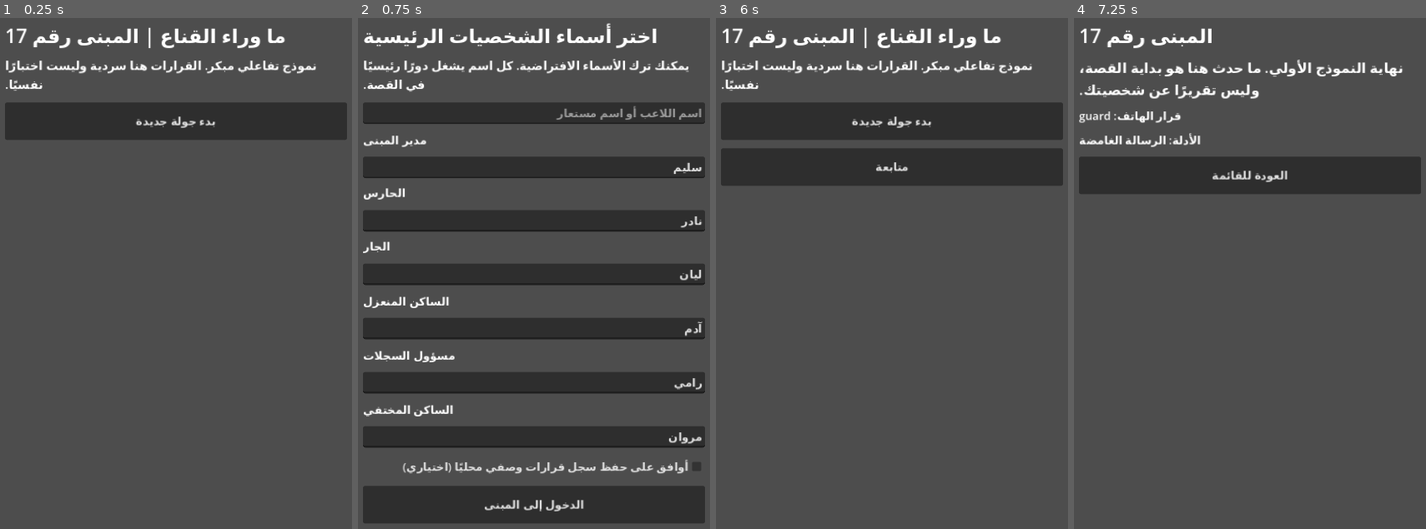
Above: before the commit, frames 1-4 (left to right).
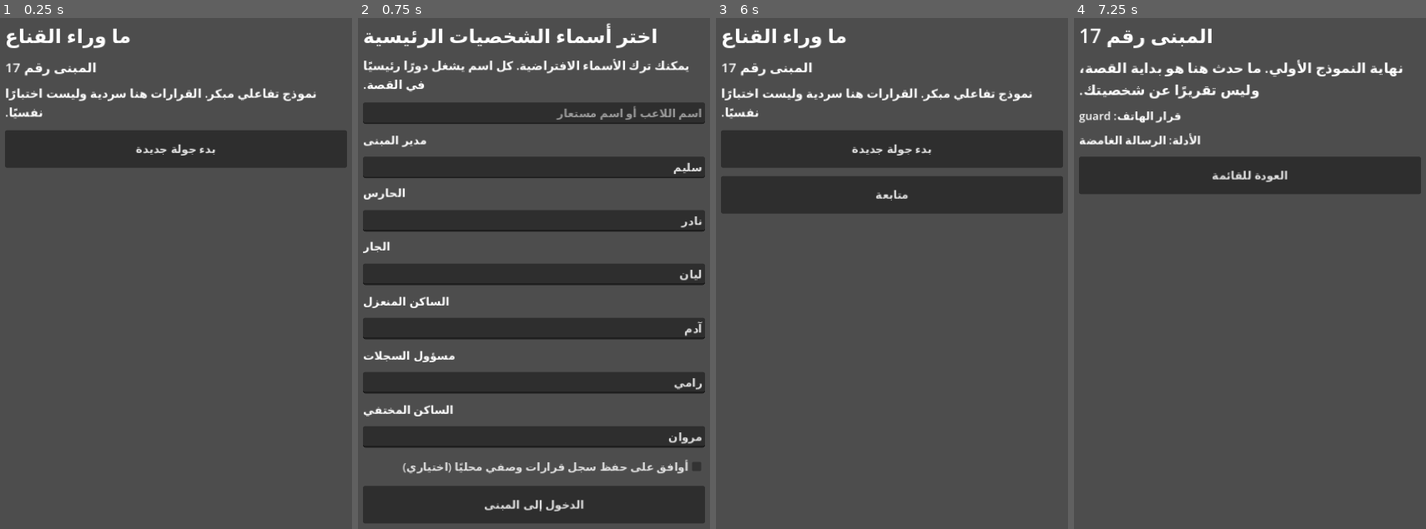
Above: after the commit, the same moments.

Repository: moh-ac-32000-del/Behind-the-Mask.-Private-
Game: Godot game, scene res://scenes/main.tscn
Same seed, same stepped clock (60 frames per second), same inputs: the game is played once before the commit and once after it.
Inputs:
- Up to frame 1 (0.25 s): no input
- Up to frame 2 (0.75 s): click "بدء جولة جديدة" at 0.5 s
- Up to frame 3 (6 s): click "أوافق على حفظ سجل قرارات وصفي…" at 1.25 s; click "الدخول إلى المبنى" at 2 s; click "اشكره واسأله عن السكان" at 2.75 s; click "سلّم الهاتف للحارس" at 3.5 s; click "أخبره بما حدث" at 4.25 s; click "دوّن الرسالة في دفتر الأدلة" at 5 s; click "العودة للقائمة" at 5.75 s
- Up to frame 4 (7.25 s): click "متابعة" at 6.5 s

The runs differ from the first frame. In frame 1, 13% of the frame differs, in the area x 1-99%, y 1-30%; in frame 2, nothing differs; in frame 3, 16%, in the area x 1-99%, y 1-39%; in frame 4, nothing differs.

Commit message:
fix(ui): render Arabic game title and building number on separate lines

Diff:
--- a/scripts/main.gd
+++ b/scripts/main.gd
@@ -80,7 +80,8 @@
     content.add_child(b)
 
 func _menu() -> void:
-    _layout("ما وراء القناع | المبنى رقم 17")
+    _layout("ما وراء القناع")
+    _label("المبنى رقم 17", 19)
     _label("نموذج تفاعلي مبكر. القرارات هنا سردية وليست اختبارًا نفسيًا.", 17)
     _button("بدء جولة جديدة", _setup)
     if FileAccess.file_exists(SAVE_PATH):
